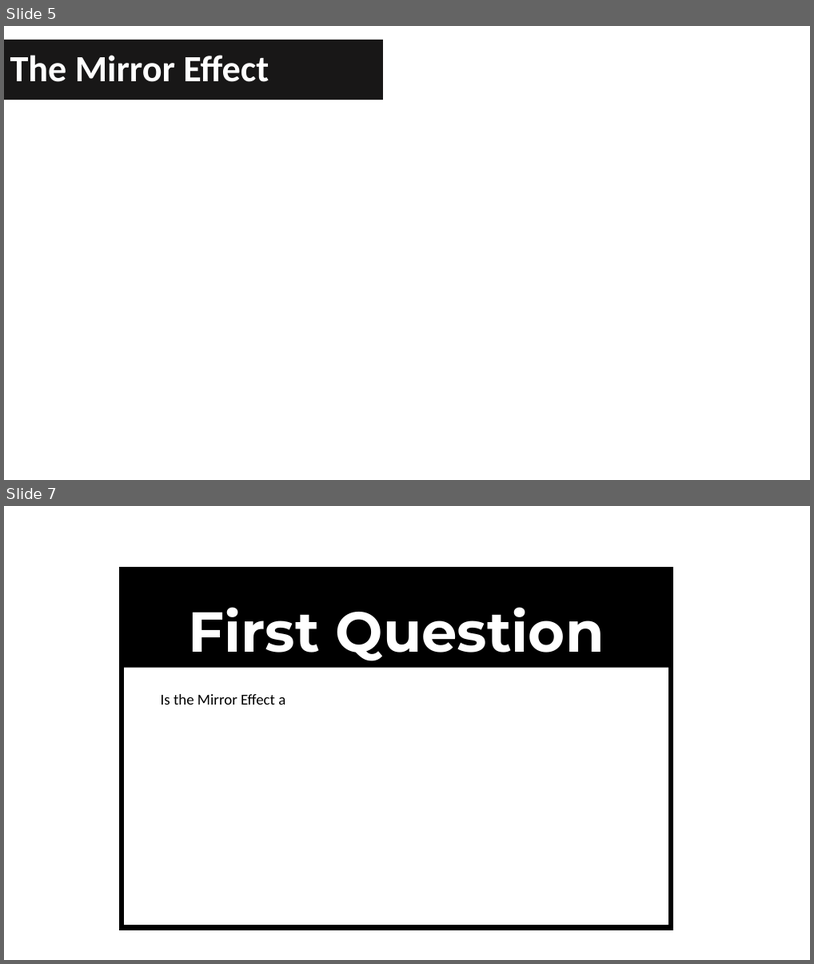
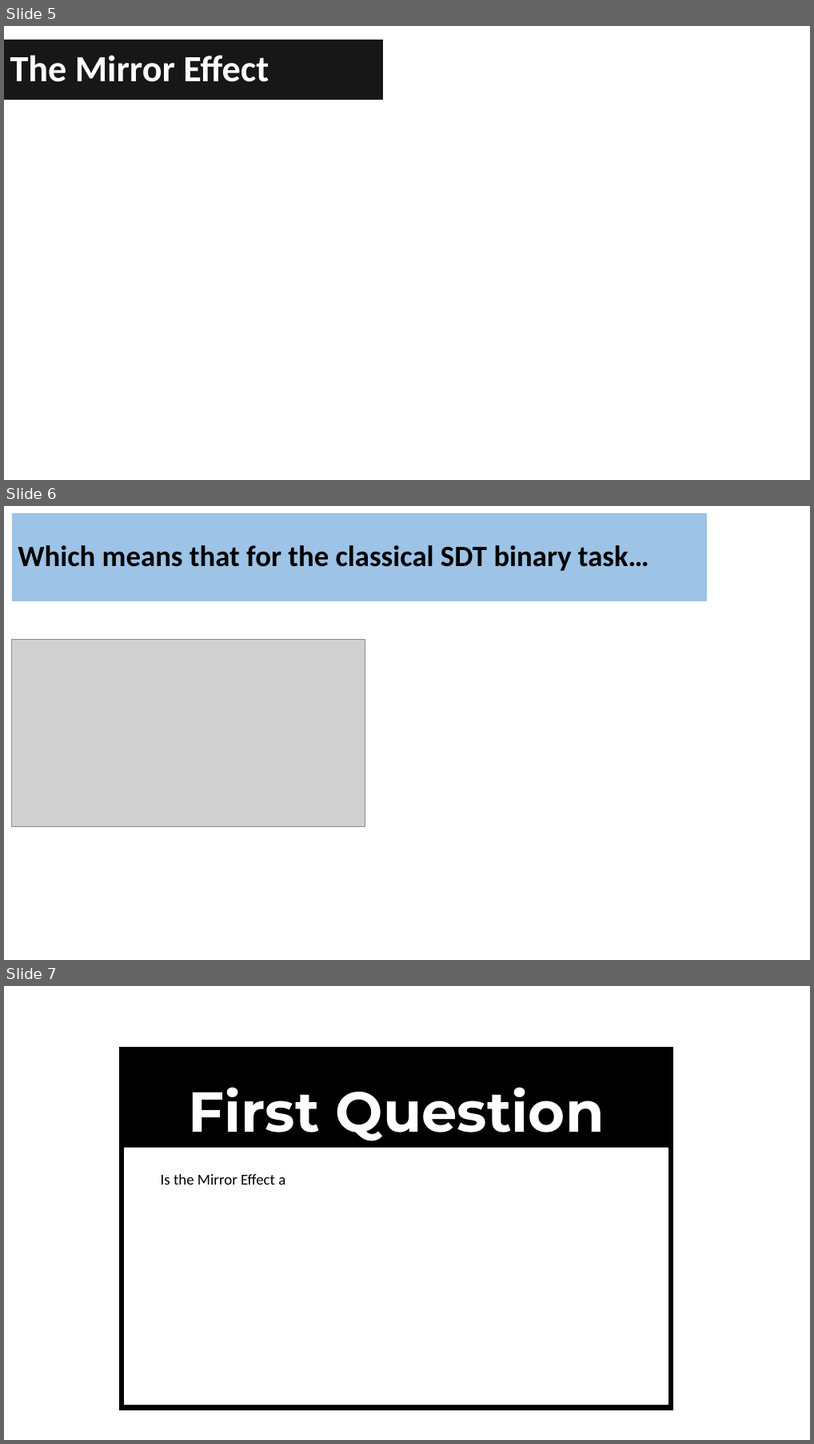
Before and after one commit to Adrifelcha/afchavez-019, a slide deck: MichaelLee/SDT Mirror Effect/Paper 1/BayesianSDTmodeling_Overview.pptx. Shown one above the other, each under a label of ours: slides 5 and 7 before the commit, slides 5, 6 and 7 after it; the slides between them are not shown. The pictures are 814x964 and 814x1444 pixels, drawn with LibreOffice and Linux fonts; fonts in the diff are those of the drawing; grey boxes stand for pictures. Boxes give left, top, right and bottom in pixels: in the first picture for what was removed or moved away, otherwise in the second. Text is boxed around its words. In the diff, an @@ line names an element or a change of style, - is before the commit and + after.

```diff
--- a/MichaelLee/SDT Mirror Effect/Paper 1/BayesianSDTmodeling_Overview.pptx
+++ b/MichaelLee/SDT Mirror Effect/Paper 1/BayesianSDTmodeling_Overview.pptx
@@ slide 6 added at (4, 506, 810, 960), background #FFFFFF @@
@@ title added at (12, 513, 707, 601), fill #9DC3E6, 35 pt, text #000000, bold @@
+Which means that for the classical SDT binary task…
@@ picture added at (12, 639, 365, 826) @@
```
Also in this commit, not shown: 1 slide changed, 1 slide removed, 22 other files.
